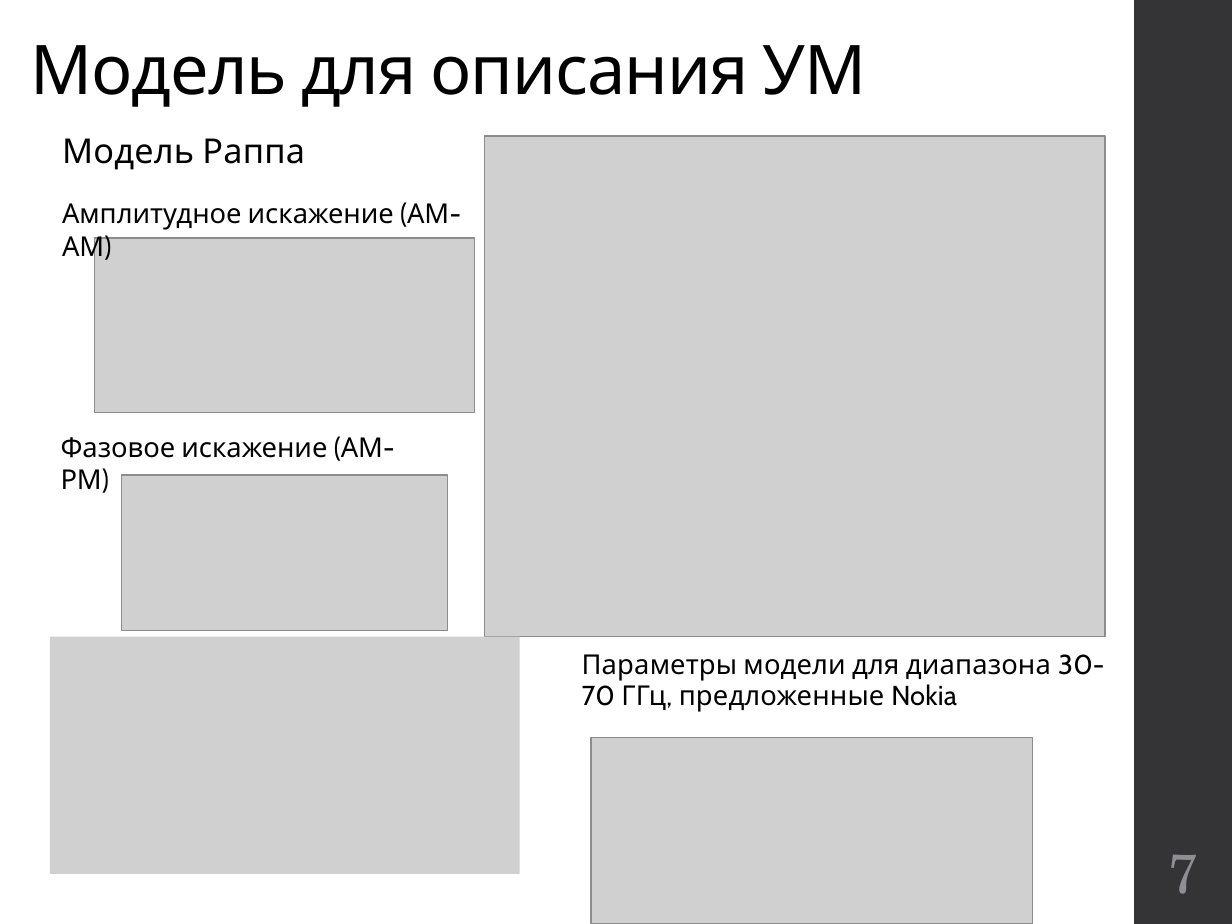
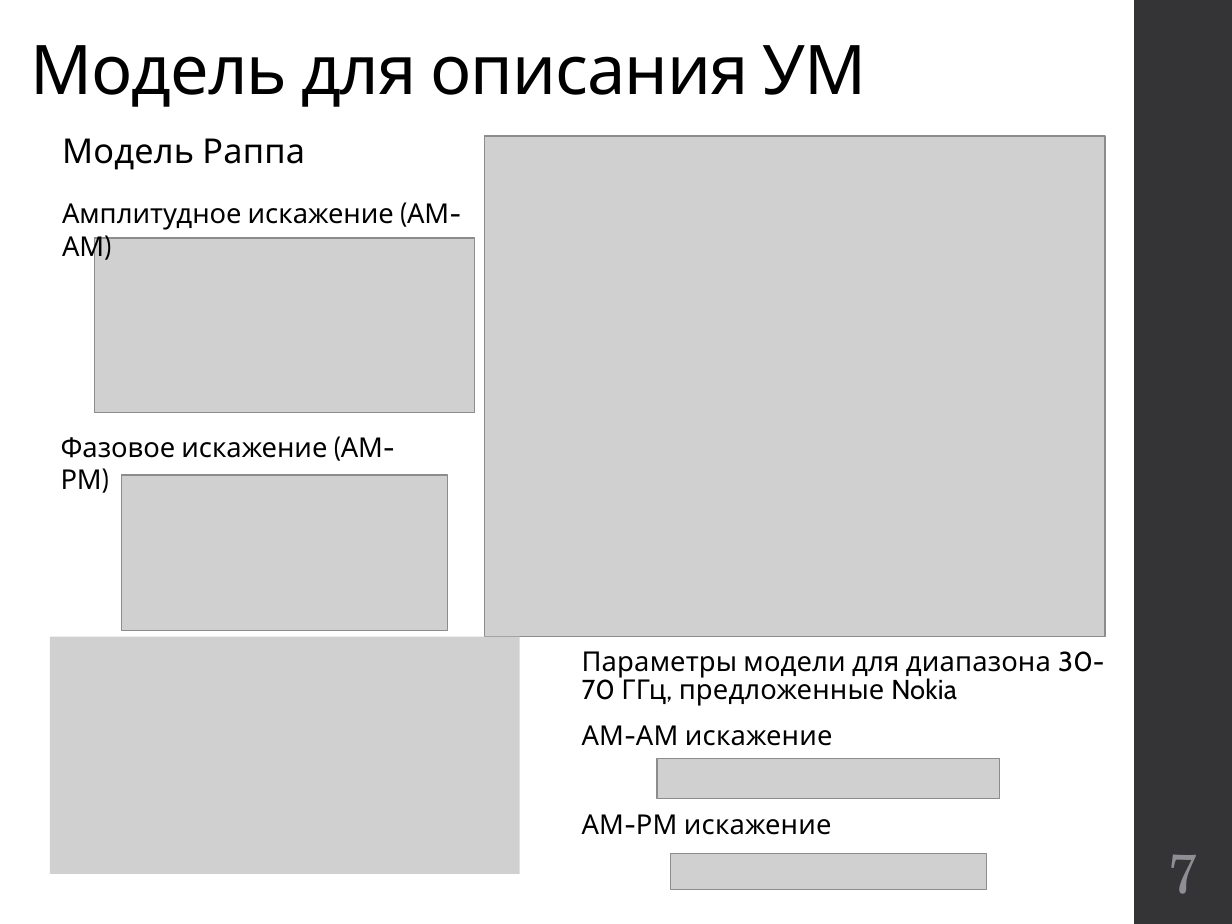
Before and after one commit to kannab98/graduation-paper, a slide deck: slide 7 of Presentation.pptx. Drawn at 1232x924 pixels with LibreOffice and Linux fonts; fonts in the diff are those of the drawing; grey boxes stand for pictures. Boxes give left, top, right and bottom in pixels: in the first picture for what was removed or moved away, otherwise in the second. Text is boxed around its words. In the diff, an @@ line names an element or a change of style, - is before the commit and + after.

```diff
--- a/Presentation.pptx
+++ b/Presentation.pptx
@@ text "Параметры модели для диапазона 30-70 ..." at bbox=[582, 651, 1104, 706]: line spacing 0.95 to 0.85 @@
@@ text added at bbox=[582, 725, 833, 746], 16 pt, text #000000 @@
+АМ-АМ искажение
@@ picture: place and size @@
-picture at bbox=[591, 738, 1034, 924]
+picture at bbox=[657, 759, 999, 798]
@@ text added at bbox=[582, 814, 832, 835], 16 pt, text #000000 @@
+АМ-РМ искажение
@@ picture added at bbox=[670, 854, 986, 890] @@
```
Also in this commit, not shown: 9 other slides changed, 1 slide added, 9 other files.
